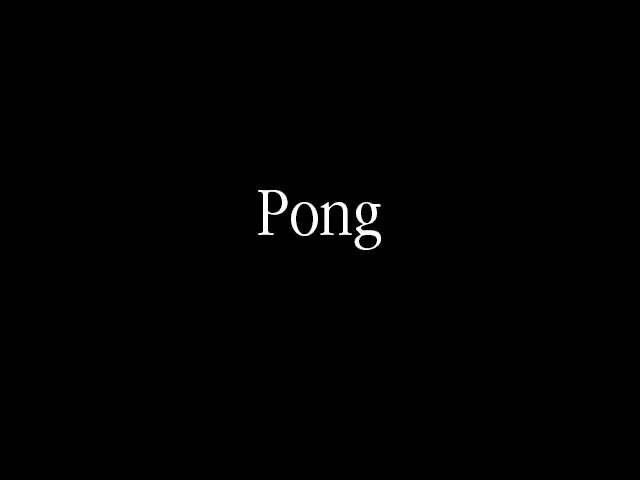
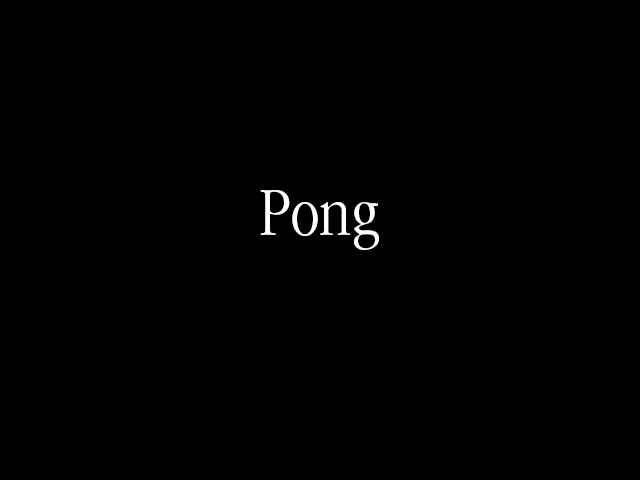
Layered file, before and after one edit (640x480). Changes by layer:
painted on "Pong" over (258, 190, 381, 250)
